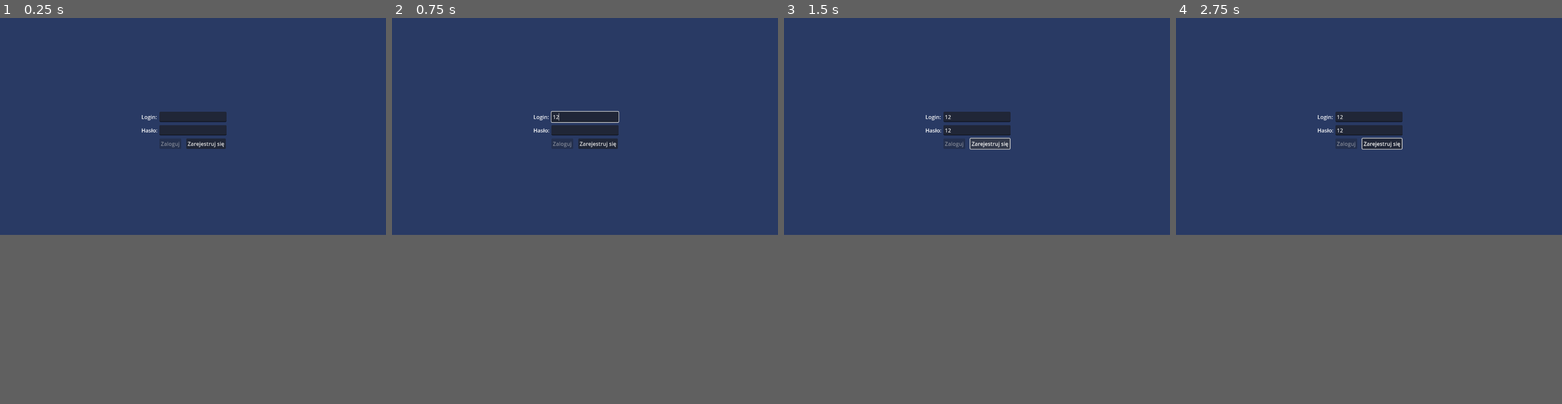
Above: before the commit, frames 1-4 (left to right).
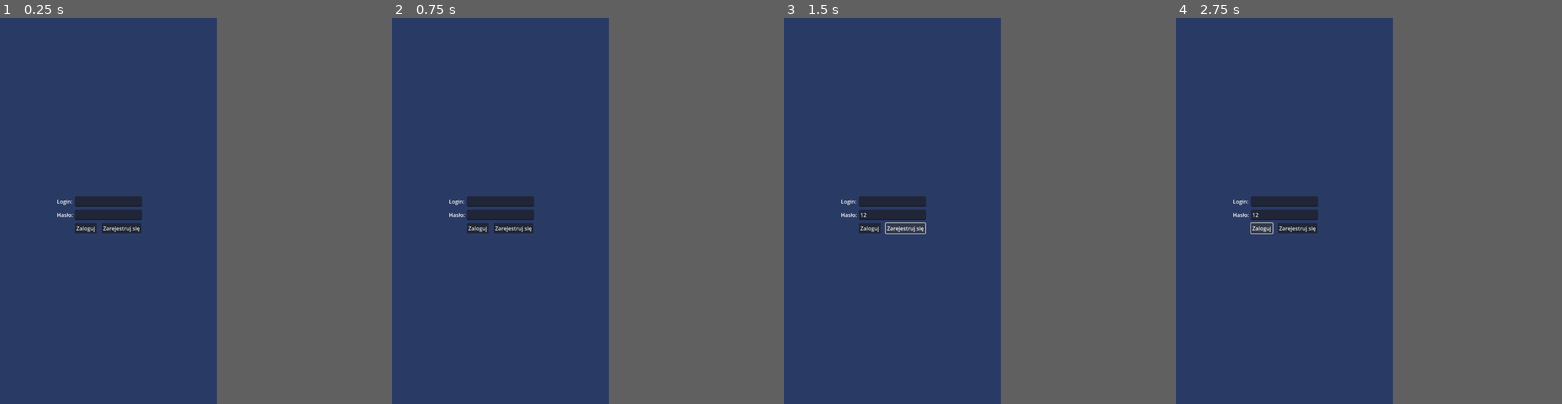
Above: after the commit, the same moments.

Repository: MateuszChoda/MediaLamus
Game: Godot game, scene res://Base/login_screen.tscn
The game is run twice, just before and just after one commit, with the same random seed, the same clock (stepped at 60 frames per second) and the same inputs.
Inputs (mouse positions are in pixels of both pictures, inside the frame that each line leads up to):
- Up to frame 1 (0.25 s): no input
- Up to frame 2 (0.75 s): click (585, 118) at 0.52 s; type "12" at 0.6 s
- Up to frame 3 (1.5 s): click (977, 129) at 0.75 s; type "12" at 0.83 s; click "Zarejestruj się" at 1.25 s
- Up to frame 4 (2.75 s): click (1330, 137) at 2 s, where only the run after the commit has a clickable "Zaloguj"
The window is 799x449 before the commit and 449x799 after it. Grey fills any space a smaller window leaves; there, only what the larger window draws over its background counts as a difference.

The runs differ from the first frame. In frame 1, 2.7% of the frame differs, in the area x 14-59%, y 24-56%; in frame 2, 2.8%; in frame 3, 2.8%, in the area x 14-59%, y 24-57%; in frame 4, 2.8%.

Commit message:
created main_screen

Diff:
--- a/Base/Register_screen.tscn
+++ b/Base/Register_screen.tscn
@@ -98,12 +98,40 @@
 anchor_top = 0.5
 anchor_right = 0.5
 anchor_bottom = 0.5
-offset_left = -154.0
+offset_left = -219.99
 offset_top = 38.0
-offset_right = -106.0
+offset_right = -105.99
 offset_bottom = 61.0
 grow_horizontal = 2
 grow_vertical = 2
 text = "Powtórz hasło:"
 horizontal_alignment = 1
 vertical_alignment = 1
+
+[node name="Button" type="Button" parent="ColorRect"]
+layout_mode = 1
+anchors_preset = 8
+anchor_left = 0.5
+anchor_top = 0.5
+anchor_right = 0.5
+anchor_bottom = 0.5
+offset_left = -70.0
+offset_top = 76.0
+offset_right = 70.0
+offset_bottom = 107.0
+grow_horizontal = 2
+grow_vertical = 2
+text = "Zarejestruj się"
+
+[node name="Button2" type="Button" parent="ColorRect"]
+layout_mode = 1
+anchors_preset = 2
+anchor_top = 1.0
+anchor_bottom = 1.0
+offset_left = 35.0
+offset_top = -92.0
+offset_right = 182.0
+offset_bottom = -38.0
+grow_vertical = 0
+text = "Powrót do ekranu
+logowania"
--- a/Base/login_screen.tscn
+++ b/Base/login_screen.tscn
@@ -1,6 +1,4 @@
-[gd_scene load_steps=2 format=3 uid="uid://b2md5qoi0oyxh"]
-
-[ext_resource type="Script" uid="uid://basnav6i7lhxj" path="res://Scripts/login_screen.gd" id="1_85wjt"]
+[gd_scene format=3 uid="uid://b2md5qoi0oyxh"]
 
 [node name="LoginScreen" type="Control"]
 layout_mode = 3
@@ -9,7 +7,6 @@
 anchor_bottom = 1.0
 grow_horizontal = 2
 grow_vertical = 2
-script = ExtResource("1_85wjt")
 
 [node name="Background" type="ColorRect" parent="."]
 layout_mode = 1
@@ -94,7 +91,7 @@
 grow_vertical = 2
 text = "Zaloguj"
 
-[node name="Register" type="Button" parent="Background"]
+[node name="Button" type="Button" parent="Background"]
 layout_mode = 1
 anchors_preset = 8
 anchor_left = 0.5
--- /dev/null
+++ b/Base/main_screen.tscn
@@ -0,0 +1,40 @@
+[gd_scene format=3 uid="uid://bu5euaxyuuohy"]
+
+[node name="Control" type="Control"]
+layout_mode = 3
+anchors_preset = 15
+anchor_right = 1.0
+anchor_bottom = 1.0
+grow_horizontal = 2
+grow_vertical = 2
+
+[node name="ColorRect" type="ColorRect" parent="."]
+layout_mode = 1
+anchors_preset = 15
+anchor_right = 1.0
+anchor_bottom = 1.0
+grow_horizontal = 2
+grow_vertical = 2
+color = Color(0.160784, 0.227451, 0.392157, 1)
+
+[node name="LoginLabel" type="Label" parent="ColorRect"]
+layout_mode = 1
+offset_left = 30.0
+offset_top = 30.0
+offset_right = 92.0
+offset_bottom = 103.0
+theme_override_font_sizes/font_size = 38
+text = "Witaj
+"
+
+[node name="LineEdit" type="LineEdit" parent="ColorRect"]
+layout_mode = 1
+offset_left = 30.0
+offset_top = 105.0
+offset_right = 530.0
+offset_bottom = 145.0
+
+[node name="TextureButton" type="TextureButton" parent="ColorRect"]
+layout_mode = 0
+offset_right = 40.0
+offset_bottom = 40.0
--- a/project.godot
+++ b/project.godot
@@ -15,6 +15,12 @@
 config/features=PackedStringArray("4.4", "Mobile")
 config/icon="res://icon.svg"
 
+[display]
+
+window/size/viewport_width=648
+window/size/viewport_height=1152
+window/handheld/orientation=1
+
 [rendering]
 
 renderer/rendering_method="mobile"
